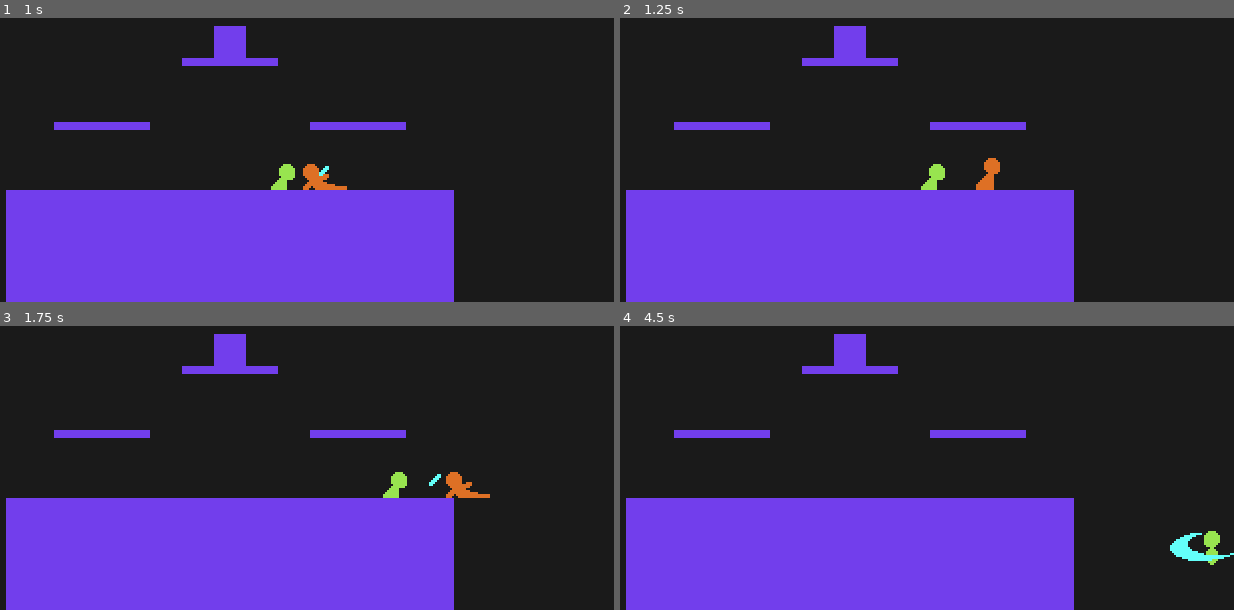
Above: before the commit, frames 1-4 (two rows, left to right).
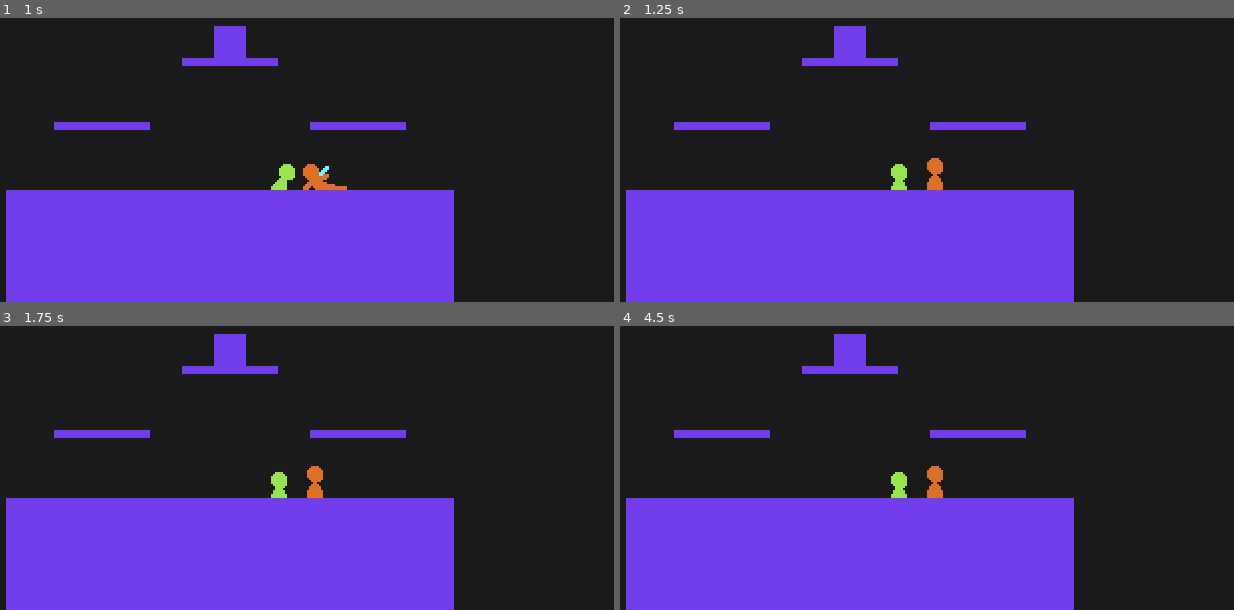
Above: after the commit, the same moments.

Repository: youssefevan/platform-fighter
Game: Godot game, scene res://World.tscn
Same seed, same stepped clock (60 frames per second), same inputs: the game is played once before the commit and once after it.
Inputs:
- Up to frame 1 (1 s): tap Enter at 0.5 s; hold Right (right) from 0.53 s (still down); tap X (attack) at 0.6 s; tap Z (jump) at 0.77 s
- Up to frame 2 (1.25 s): keep holding Right (right)
- Up to frame 3 (1.75 s): keep holding Right (right); tap X (attack) at 1.35 s; tap Z (jump) at 1.52 s
- Up to frame 4 (4.5 s): release Right (right) at 2.03 s; hold Left (left) 2.03-2.78 s; tap X (attack) every 0.75 s from 2.1 to 4.35 s; hold Right (right) 2.78-4.28 s; tap Z (jump) at 3.02, 3.77 s; hold Left (left) from 4.28 s (still down)

Frame 1 is identical in both runs. In frame 2, 0.7% of the frame differs, in the area x 44-62%, y 49-61%; in frame 3, 1.0%, in the area x 44-80%, y 49-61%; in frame 4, 1.0%.

Commit message:
Chars now enter hitstun state
- I think their hurtbox detects their own hitbox

Diff:
--- a/PlatformFighter/Scripts/CharacterBase/States/hitstun.gd
+++ b/PlatformFighter/Scripts/CharacterBase/States/hitstun.gd
@@ -21,6 +21,7 @@
 	char_base.velocity = kb_direction * knockback
 
 func _physics_process(delta):
+	#print(hitstun_length)
 	frame += 1
 	#print(frame)
 
@@ -53,3 +54,7 @@
 	damage_percent = d_percent
 	char_base.percentage += damage_percent
 	print(char_base.percentage)
+
+func exit():
+	.exit()
+	char_base.got_hit = false
--- a/PlatformFighter/Scripts/CharacterBase/States/idle.gd
+++ b/PlatformFighter/Scripts/CharacterBase/States/idle.gd
@@ -22,6 +22,9 @@
 
 	char_base.velocity.y = 1 # keep in contact with ground
 	char_base.velocity = char_base.move_and_slide(char_base.velocity, Vector2.UP)
+
+	if char_base.got_hit == true:
+		return char_base.hitstun
 
 	if enter_jump == true:
 		return char_base.jumpsquat
--- a/PlatformFighter/Scripts/CharacterBase/character_base.gd
+++ b/PlatformFighter/Scripts/CharacterBase/character_base.gd
@@ -88,9 +88,6 @@
 func _physics_process(delta):
 	states.physics_process(delta)
 
-	if got_hit == true:
-		return hitstun
-
 	if is_on_floor() == true:
 		current_speed = lerp(current_speed, run_speed, speed_lerp * delta)
 		fastfalling = false
@@ -104,6 +101,8 @@
 		fastfalling = false
 
 	$Hitbox.scale.x = sprite_facing()
+
+	print(got_hit)
 
 func sprite_facing():
 	if sprite.flip_h == true:
@@ -176,4 +175,4 @@
 
 func _on_Hurtbox_hit_info(hit, kb_dir, kb_pow, d_percent):
 	print("hurt")
-	got_hit = hit
+	got_hit = true
